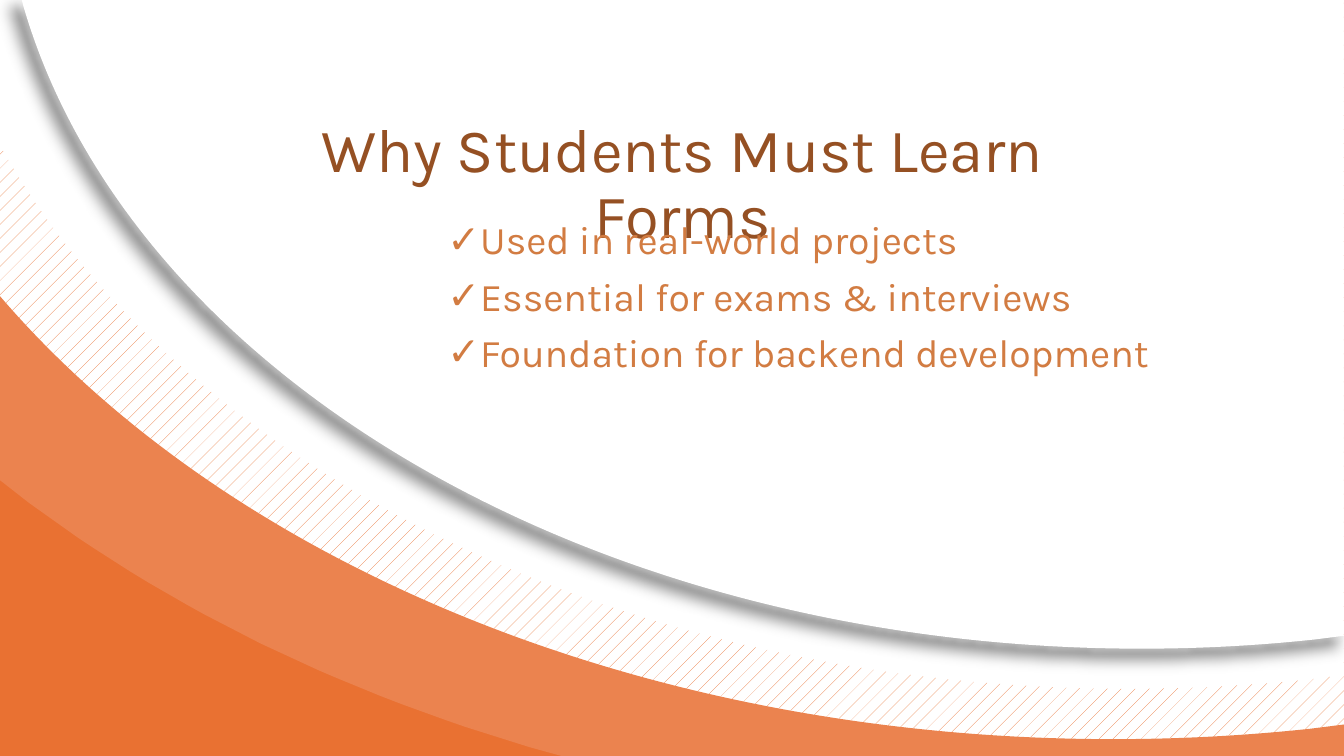
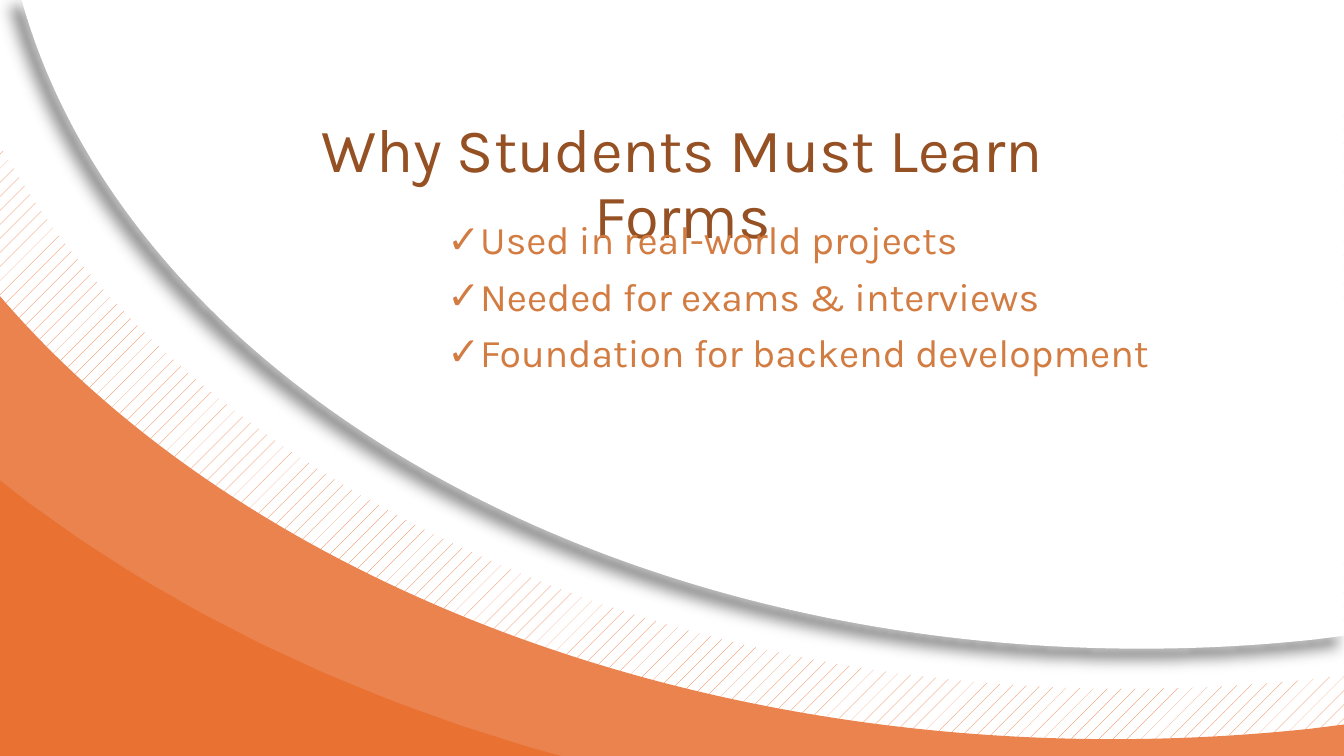
Before and after one commit to HarshKharecha/HTML_15NOV, a slide deck: slide 26 of Practice/Harsh S Kharecha PPT.pptx. Drawn at 1344x756 pixels with LibreOffice and Linux fonts; fonts in the diff are those of the drawing. Boxes give left, top, right and bottom in pixels: in the first picture for what was removed or moved away, otherwise in the second. Text is boxed around its words. In the diff, an @@ line names an element or a change of style, - is before the commit and + after.

```diff
--- a/Practice/Harsh S Kharecha PPT.pptx
+++ b/Practice/Harsh S Kharecha PPT.pptx
@@ text at (x1=480, y1=284, x2=1039, y2=312): text changed @@
-✓ Essential for exams & interviews
+✓ Needed for exams & interviews
```
Also in this commit, not shown: 2 other slides changed.
